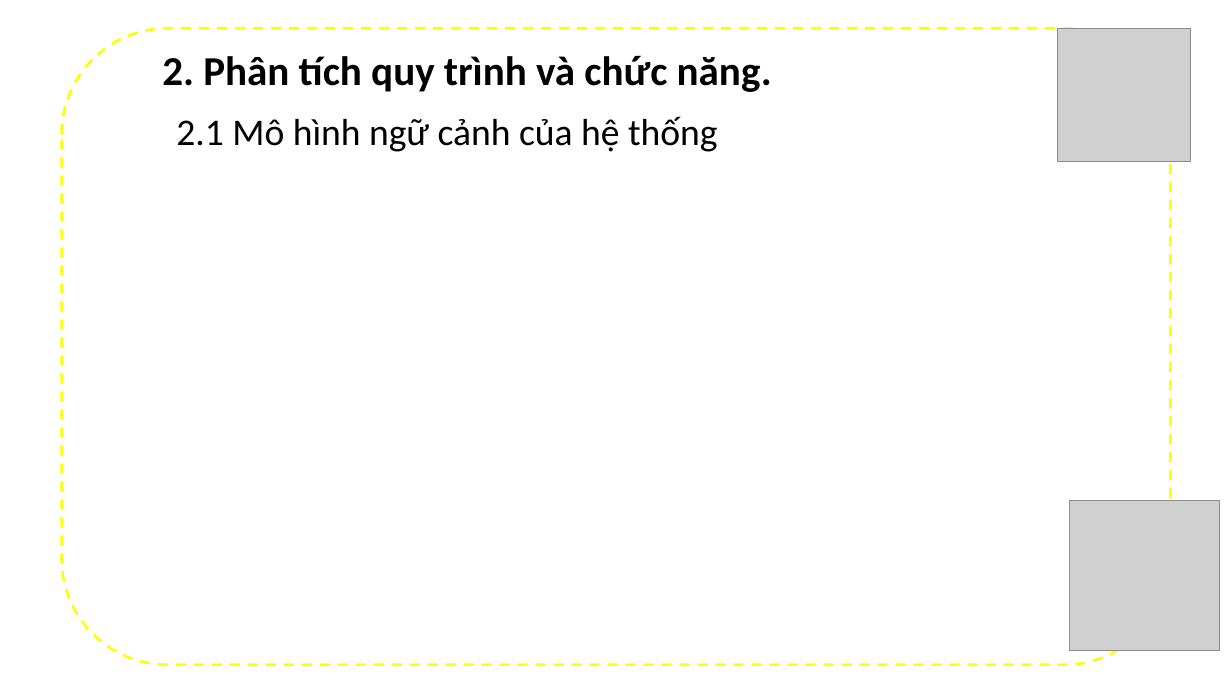
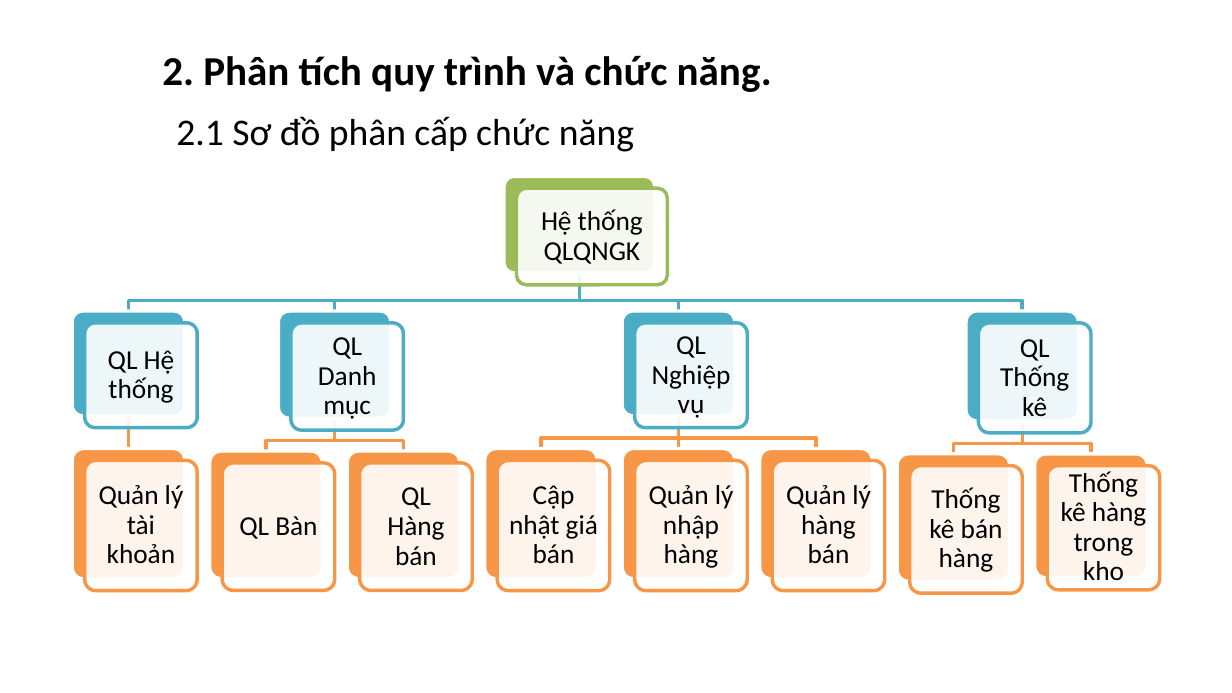
Before and after one commit to datduong97/Congnghephanmem, a slide deck: slide 9 of bccnpm2.pptx. Drawn at 1232x693 pixels with LibreOffice and Linux fonts; fonts in the diff are those of the drawing; grey boxes stand for pictures; background and template pictures are left out. Boxes give left, top, right and bottom in pixels: in the first picture for what was removed or moved away, otherwise in the second. Text is boxed around its words. In the diff, an @@ line names an element or a change of style, - is before the commit and + after.

```diff
--- a/bccnpm2.pptx
+++ b/bccnpm2.pptx
@@ rounded rectangle removed at bbox=[62, 28, 1170, 665] @@
@@ picture removed at bbox=[1057, 28, 1190, 161] @@
@@ text at bbox=[176, 116, 634, 152]: text changed @@
-2.1 Mô hình ngữ cảnh của hệ thống
+2.1 Sơ đồ phân cấp chức năng
@@ group added at bbox=[73, 176, 1159, 594]: 26 rounded rectangles, 13 texts, 12 freeform shapes @@
+Hệ thống QLQNGK
+QL Hệ thống
+Quản lý tài khoản
+QL Danh mục
+QL Bàn
+QL Hàng bán
+QL Nghiệp vụ
+Cập nhật giá bán
+Quản lý nhập hàng
+Quản lý hàng bán
+QL Thống kê
+Thống kê bán hàng
+Thống kê hàng trong kho
@@ picture removed at bbox=[1069, 500, 1220, 650] @@
```
Also in this commit, not shown: 1 other slide changed, 4 slides added, 1 other file.
